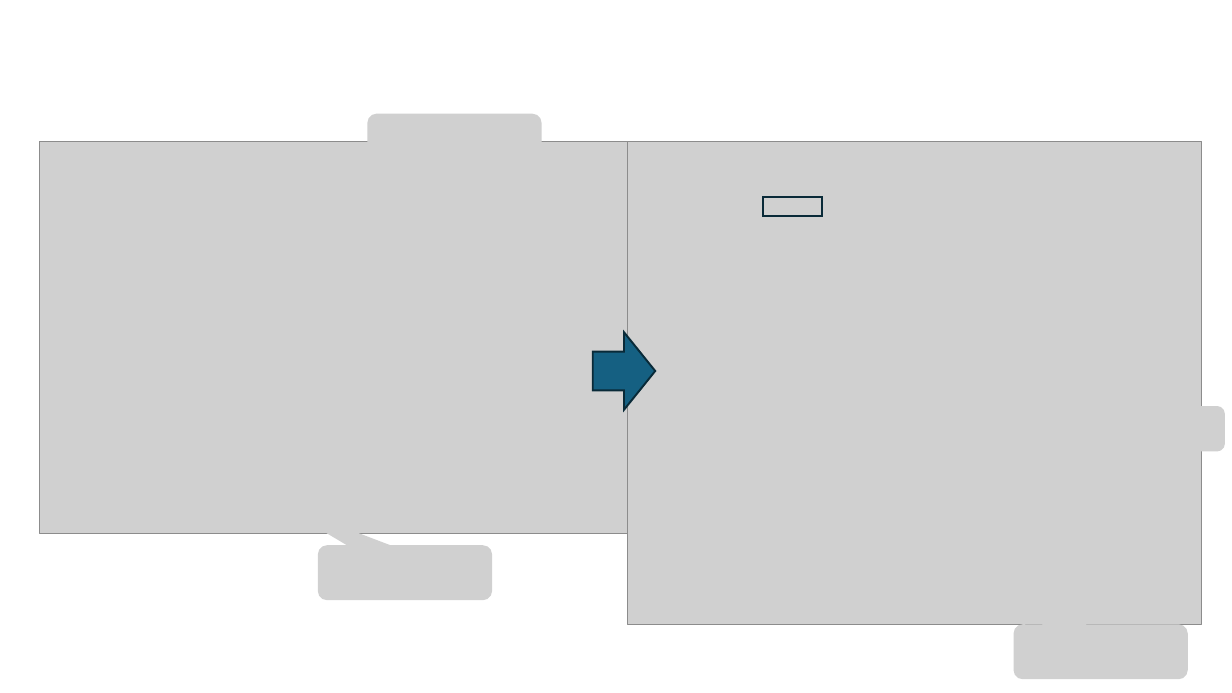
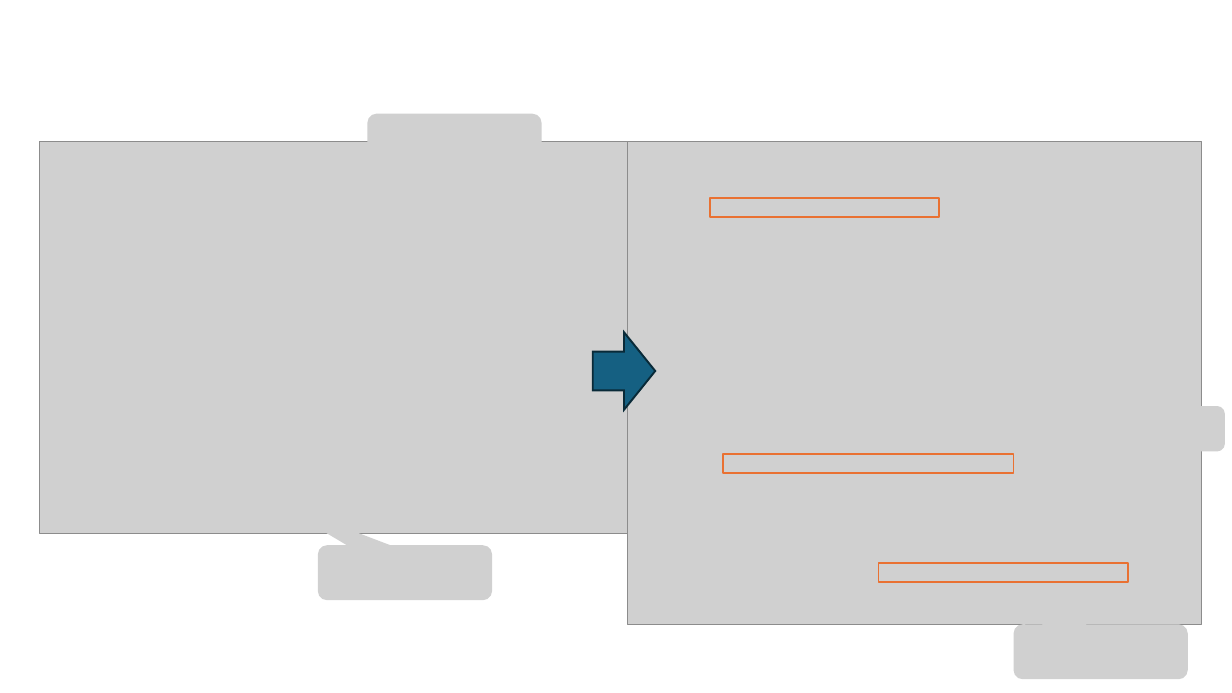
Before and after one commit to mhahsler/Introduction_to_Reinforcement_Learning, a slide deck: slide 13 of slides/Lecture_Chapter07.pptx. Drawn at 1232x693 pixels with LibreOffice and Linux fonts; fonts in the diff are those of the drawing; grey boxes stand for pictures. Boxes give left, top, right and bottom in pixels: in the first picture for what was removed or moved away, otherwise in the second. Text is boxed around its words. In the diff, an @@ line names an element or a change of style, - is before the commit and + after.

```diff
--- a/slides/Lecture_Chapter07.pptx
+++ b/slides/Lecture_Chapter07.pptx
@@ rectangle added at [711,198,940,217], outline #E97132 1.5 pt @@
@@ rectangle removed at [763,197,823,217] @@
@@ rectangle added at [724,455,1014,474], outline #E97132 1.5 pt @@
@@ rectangle added at [879,564,1128,583], outline #E97132 1.5 pt @@
```
Also in this commit, not shown: 5 other slides changed, 1 slide added, 1 slide removed, 1 other file.
